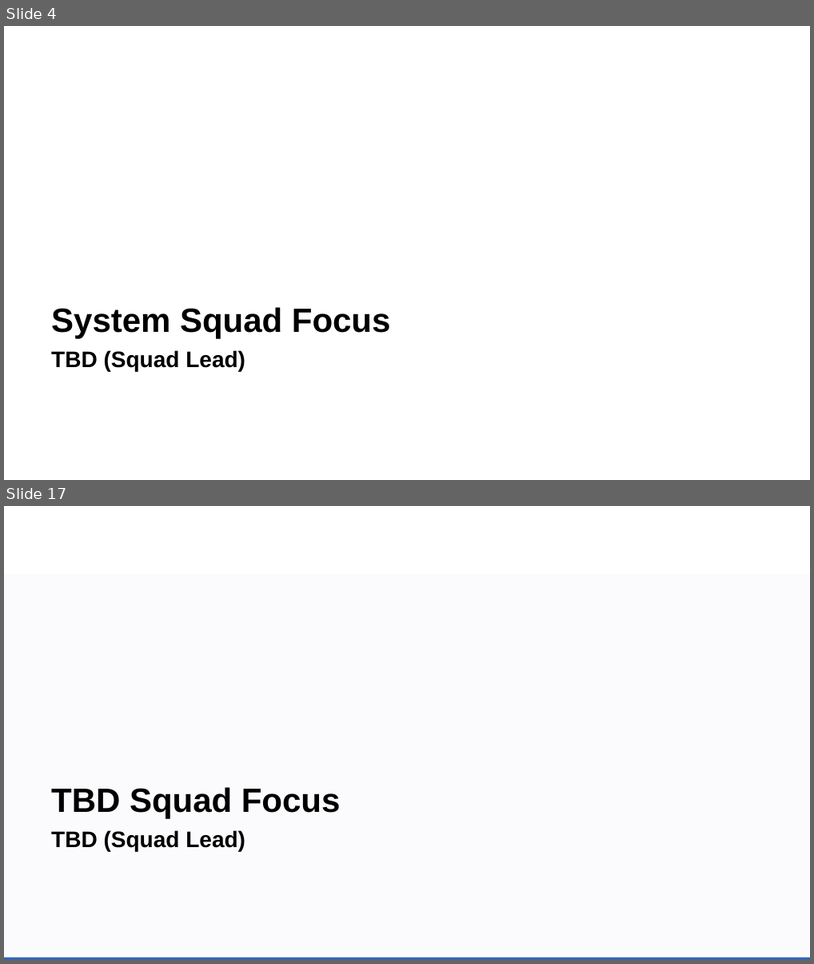
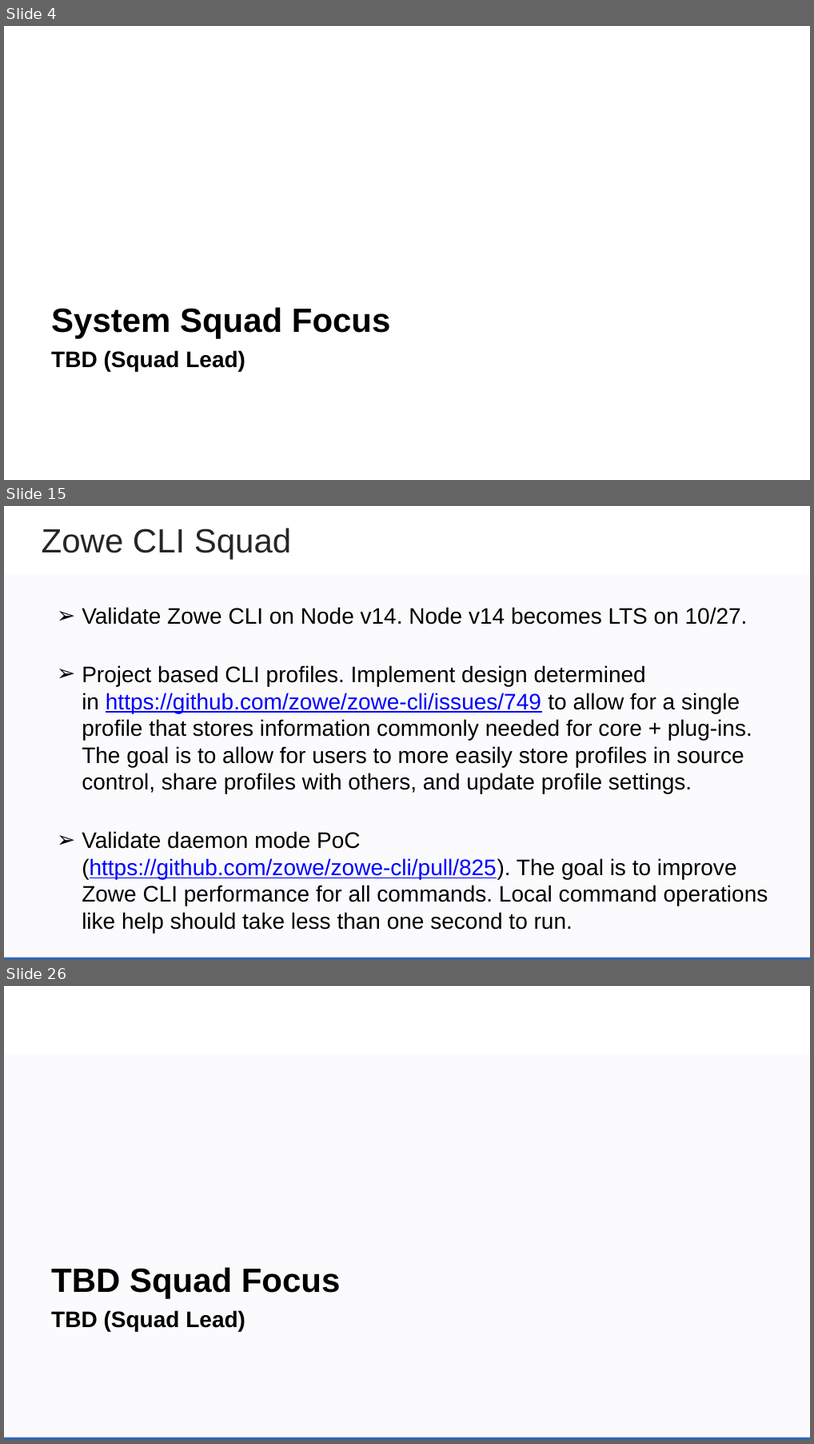
Before and after one commit to zowe/community, a slide deck: Project Management/PI Planning/20PI4 Planning/Zowe Community Squad Focus for 20PI4.pptx. Shown one above the other, each under a label of ours: slides 4 and 17 before the commit, slides 4, 15 and 26 after it; the slides between them are not shown. The pictures are 814x964 and 814x1444 pixels, drawn with LibreOffice and Linux fonts; fonts in the diff are those of the drawing; background and template pictures are left out. Boxes give left, top, right and bottom in pixels: in the first picture for what was removed or moved away, otherwise in the second. Text is boxed around its words. In the diff, an @@ line names an element or a change of style, - is before the commit and + after.

Commit message:
address merge conflicts and make all text Arial 20 (when possible

```diff
--- a/Project Management/PI Planning/20PI4 Planning/Zowe Community Squad Focus for 20PI4.pptx
+++ b/Project Management/PI Planning/20PI4 Planning/Zowe Community Squad Focus for 20PI4.pptx
@@ slide 15 added at box(4, 506, 810, 960), background #FFFFFF; not listed: 2 template elements that a slide beside it also shows @@
@@ text added at box(42, 528, 291, 560), 30 pt, text #262626 @@
+Zowe CLI Squad
@@ text added at box(82, 607, 769, 932), 20 pt, text #000000 @@
+➢ Validate Zowe CLI on Node v14. Node v14 becomes LTS on 10/27.
+➢ Project based CLI profiles. Implement design determined in https://github.com/zowe/zowe-cli/issues/749 to allow for a single profile that stores information commonly needed for core + plug-ins. The goal is to allow for users to more easily store profiles in source control, share profiles with others, and update profile settings.
+➢ Validate daemon mode PoC (https://github.com/zowe/zowe-cli/pull/825). The goal is to improve Zowe CLI performance for all commands. Local command operations like help should take less than one second to run.
@@ what was slide 17 is now slide 26 @@
```
Also in this commit, not shown: 14 slides changed, 8 other slides added.
